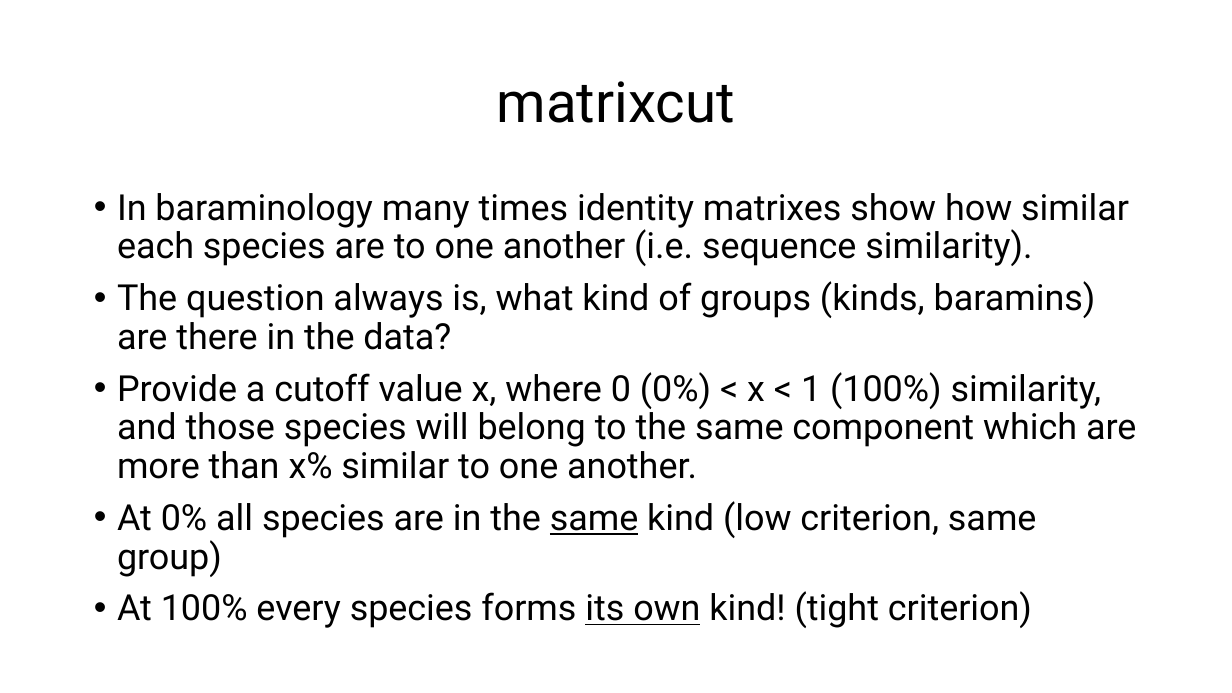
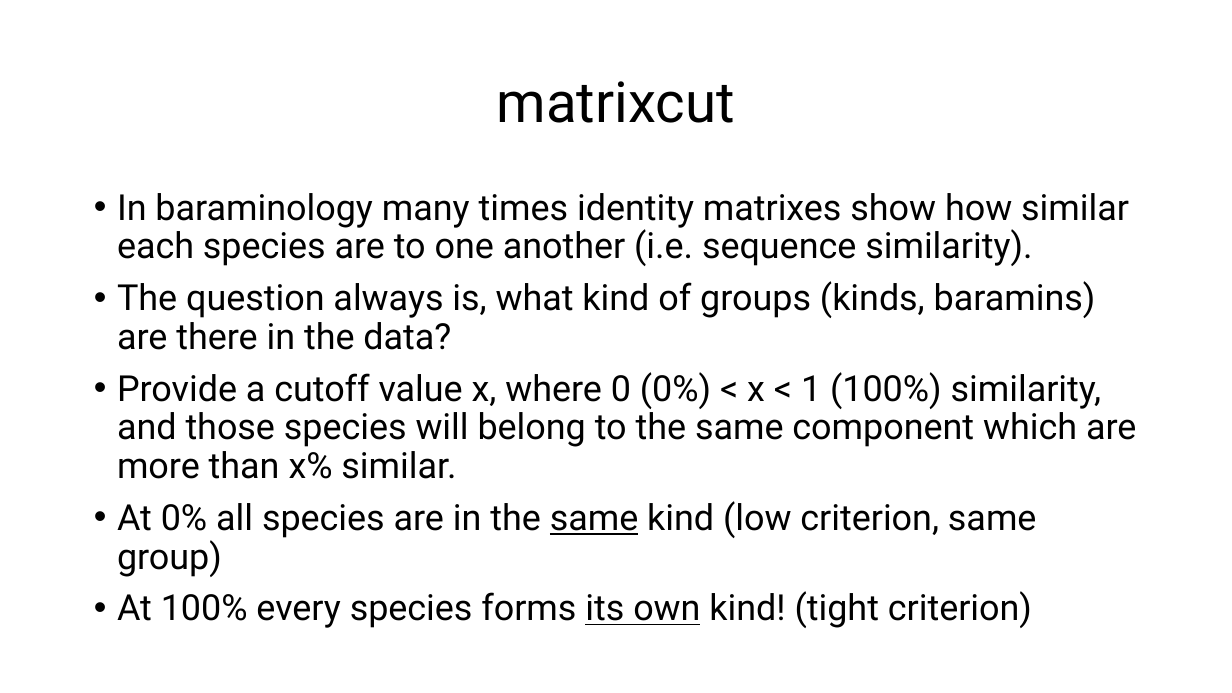
Before and after one commit to csmatyi/crs2025, a slide deck: slide 27 of CRS2025_R_workshop.pptx (slide 26 before the commit). Drawn at 1232x693 pixels with LibreOffice and Linux fonts; fonts in the diff are those of the drawing. Boxes give left, top, right and bottom in pixels: in the first picture for what was removed or moved away, otherwise in the second. Text is boxed around its words. In the diff, an @@ line names an element or a change of style, - is before the commit and + after.

```diff
--- a/CRS2025_R_workshop.pptx
+++ b/CRS2025_R_workshop.pptx
@@ text at [117,372,1136,479]: text changed @@
-• Provide a cutoff value x, where 0 (0%) < x < 1 (100%) similarity, and those species will belong to the same component which are more than x% similar to one another.
+• Provide a cutoff value x, where 0 (0%) < x < 1 (100%) similarity, and those species will belong to the same component which are more than x% similar.
```
Also in this commit, not shown: 6 other slides changed, 1 slide added, 2 other files.
